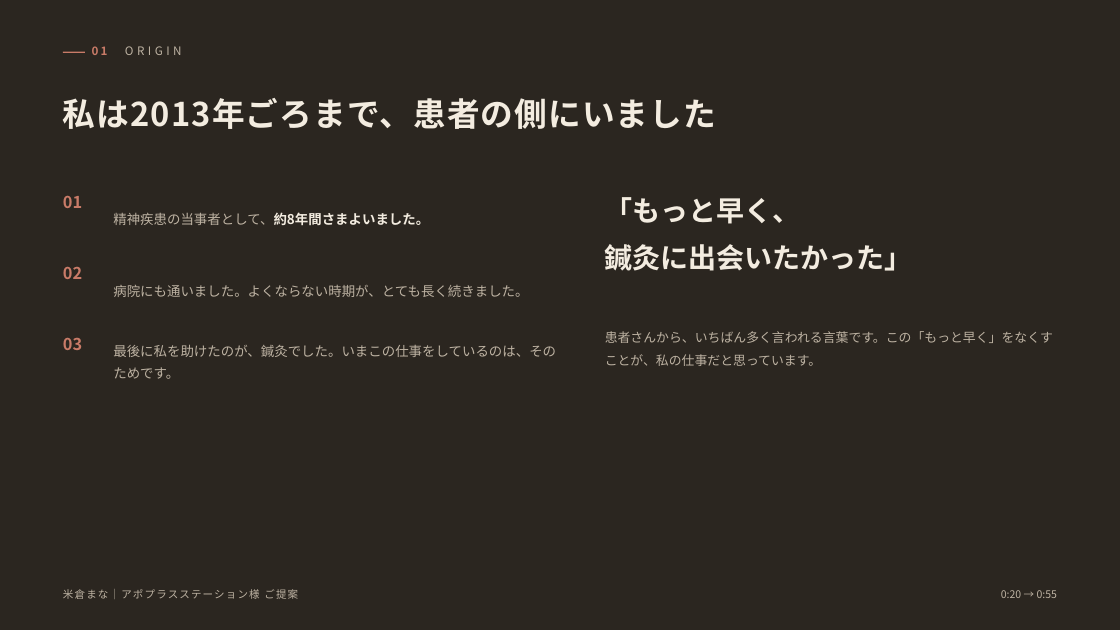
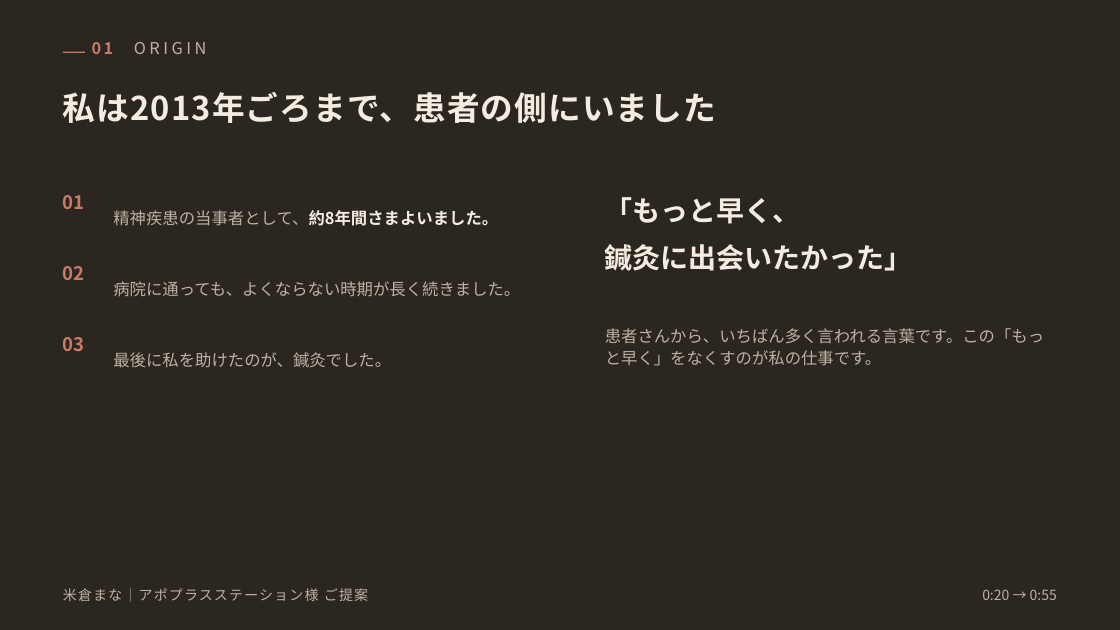
Before and after one commit to mananyon/manayonekura, a slide deck: slide 2 of proposals/米倉まな_アポプラスステーション様ご提案_導入.pptx. Drawn at 1120x630 pixels with LibreOffice and Linux fonts; fonts in the diff are those of the drawing. Boxes give left, top, right and bottom in pixels: in the first picture for what was removed or moved away, otherwise in the second. Text is boxed around its words. In the diff, an @@ line names an element or a change of style, - is before the commit and + after.

```diff
--- a/proposals/米倉まな_アポプラスステーション様ご提案_導入.pptx
+++ b/proposals/米倉まな_アポプラスステーション様ご提案_導入.pptx
@@ text "01 ORIGIN" at [92,42,207,54]: size 10 to 14 pt @@
@@ text "私は2013年ごろまで、患者の側にいました": place and size @@
-text "私は2013年ごろまで、患者の側にいました" at [63,98,716,129]
+text "私は2013年ごろまで、患者の側にいました" at [63,92,716,123]
@@ text "精神疾患の当事者として、約8年間さまよいました。" at [113,210,498,226]: size 11.5 to 14 pt @@
@@ text at [113,281,520,297]: text changed; size 11.5 to 14 pt @@
-病院にも通いました。よくならない時期が、とても長く続きました。
+病院に通っても、よくならない時期が長く続きました。
@@ size 14 to 16 pt in 3 elements at [63,195,85,209], [63,266,85,280], [63,337,85,351] @@
@@ text at [605,328,1044,366]: text changed; size 11 to 14 pt @@
-患者さんから、いちばん多く言われる言葉です。この「もっと早く」をなくすことが、私の仕事だと思っています。
+患者さんから、いちばん多く言われる言葉です。この「もっと早く」をなくすのが私の仕事です。
@@ text at [113,352,391,367]: text changed; size 11.5 to 14 pt @@
-最後に私を助けたのが、鍼灸でした。いまこの仕事をしているのは、そのためです。
+最後に私を助けたのが、鍼灸でした。
@@ text "米倉まな｜アポプラスステーション様 ご提案" at [63,588,368,602]: size 9 to 12 pt @@
@@ text "0:20 → 0:55" at [982,589,1057,600]: size 9 to 12 pt @@
```
Also in this commit, not shown: 9 other slides changed, 2 other files.
